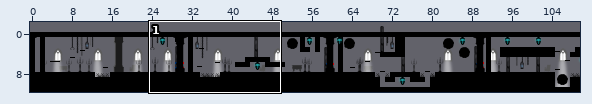
Tiled map (JSON): assets/tilemaps/tableauTiled1.json. Above: a wide view before the commit, with the close-up outlined.
Close-up. The starting point:
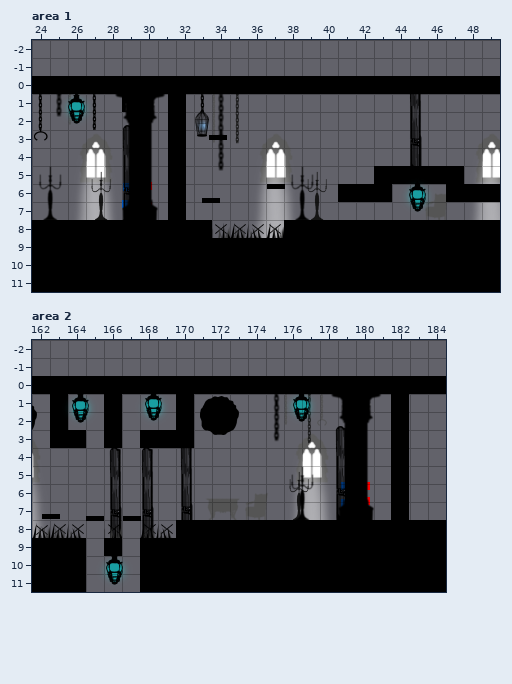
Cells are 64x64 px. Shown: area 1 x 24..49, y -2..11; area 2 x 162..184, y -2..11. The commit also changed other parts of the map, which this record leaves out.
Now the later version:
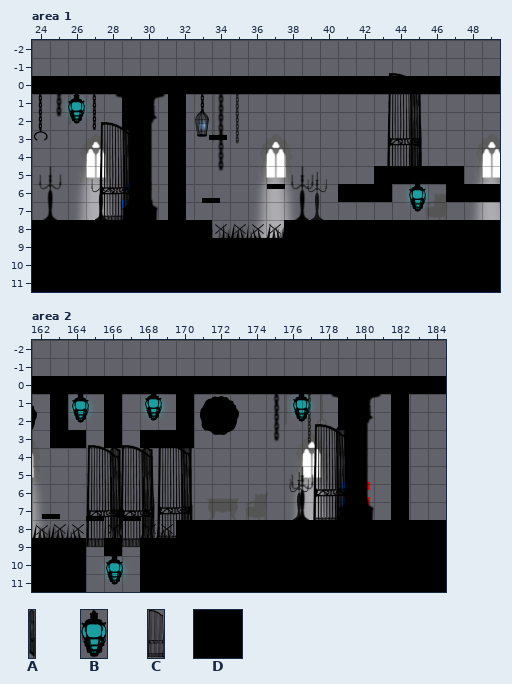
Key: from "Objets": A 6 "Gate", B 7 "Lampe", C 8 "GateO"; from "Tileset1": D 0.
_ is an empty cell.
Objects are placed by their top-left corner, in cells (3,4 is the top-left corner of cell 3,4); size is 1x1 cell unless given.
What changed:
Layer "GateOpen" (added), area 1:
A new object: C "2" at 43.7,-0.2 size 1.9x5.8.
A new object: C "1" at 27.7,2.6 size 1.9x5.8.
Layer "Gates", area 1:
Object A "Gate" at 44.9,0 size 0.7x5.8 becomes A "2" at 44.9,0 size 0.7x5.8.
Object A "Gate" at 29,2.7 size 0.7x5.8 becomes A "1" at 29,2.7 size 0.7x5.8.
Layer "Cachemisere", area 1:
There is now tile D in row 2 at x 29.
Layer "GateOpen" (added), area 2:
A new object: C "18" at 177.6,2.7 size 1.9x5.8.
A new object: C "17" at 169,3.7 size 1.9x5.8.
A new object: C "15" at 165,3.8 size 1.9x5.8.
A new object: C "16" at 166.9,3.8 size 1.9x5.8.
Layer "Lampes", area 2:
Object B "Lampe" at 176.5,0.8 size 0.9x1.7 becomes B "18" at 176.5,0.8 size 0.9x1.7.
Object B "Lampe" at 166.1,9.9 size 0.9x1.7 becomes B "16" at 166.1,9.9 size 0.9x1.7.
Layer "Gates", area 2:
Object A "Gate" at 178.9,2.8 size 0.7x5.8 becomes A "18" at 178.9,2.8 size 0.7x5.8.
Object A "Gate" at 170.2,3.8 size 0.7x5.8 becomes A "17" at 170.2,3.8 size 0.7x5.8.
Object A "Gate" at 166.3,3.9 size 0.7x5.8 becomes A "15" at 166.3,3.9 size 0.7x5.8.
Object A "Gate" at 168.1,3.9 size 0.7x5.8 becomes A "16" at 168.1,3.9 size 0.7x5.8.
Layer "Cachemisere", area 2:
There is now tile D in rows 1 to 2 at x 179.
Boxes around the changes in both close-ups, in picture pixels (x1, y1, x2, y2):
changed: (387, 73, 422, 166)
changed: (99, 112, 130, 220)
changed: (293, 391, 310, 422)
changed: (313, 397, 346, 520)
changed: (87, 445, 192, 548)
changed: (107, 554, 123, 585)
